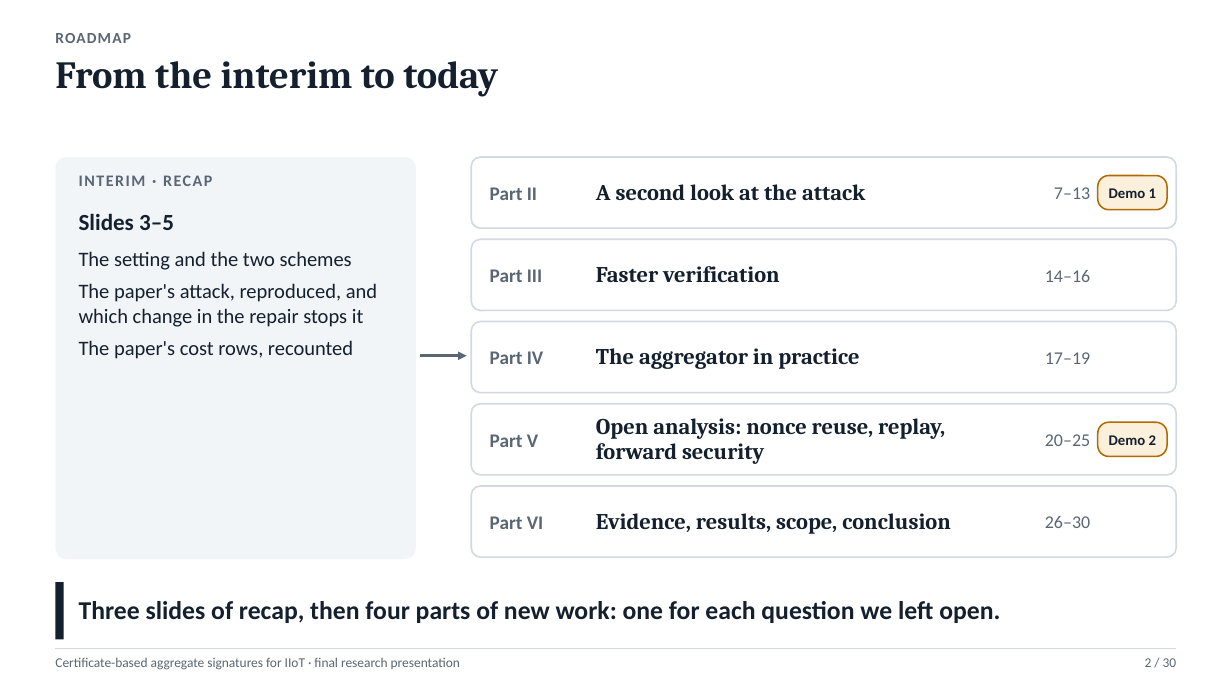
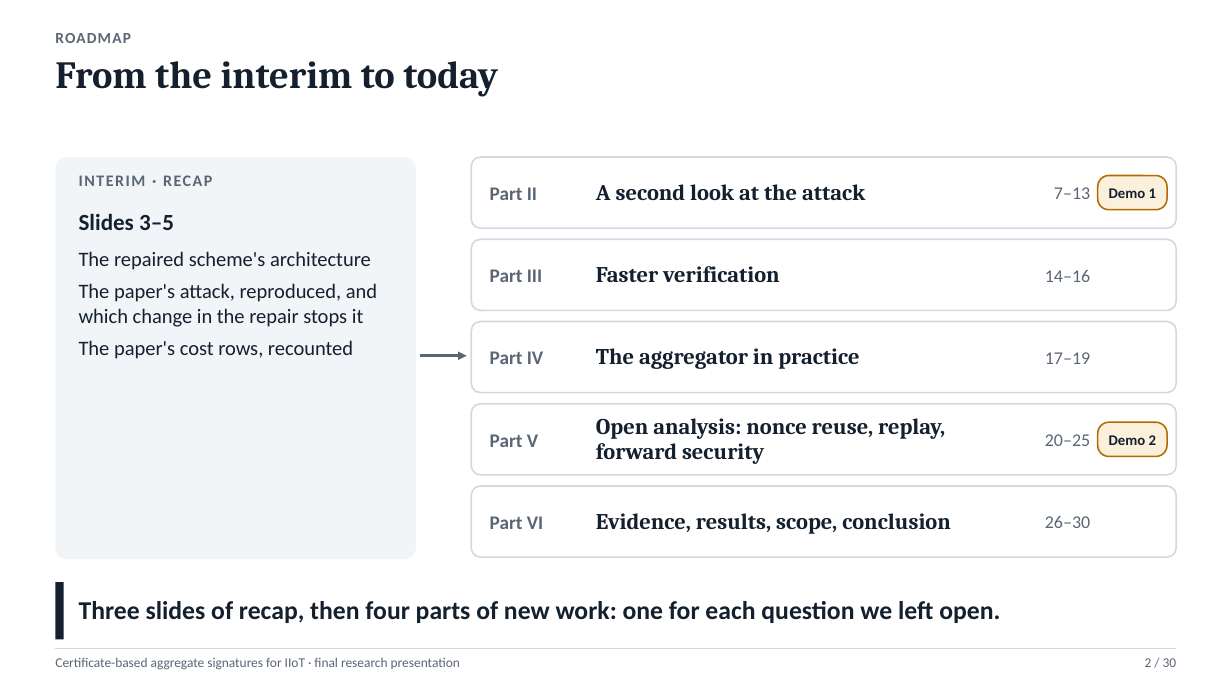
Before and after one commit to Anurag-1205/Certificate-Based-Aggregate-Signature, a slide deck: slide 2 of presentation/CBAS_Final_Presentation.pptx. Drawn at 1232x693 pixels with LibreOffice and Linux fonts; fonts in the diff are those of the drawing. Boxes give left, top, right and bottom in pixels: in the first picture for what was removed or moved away, otherwise in the second. Text is boxed around its words. In the diff, an @@ line names an element or a change of style, - is before the commit and + after.

```diff
--- a/presentation/CBAS_Final_Presentation.pptx
+++ b/presentation/CBAS_Final_Presentation.pptx
@@ text at box(79, 251, 371, 270): text changed @@
-The setting and the two schemes
+The repaired scheme's architecture
```
Also in this commit, not shown: 1 other slide changed, 6 other files.
